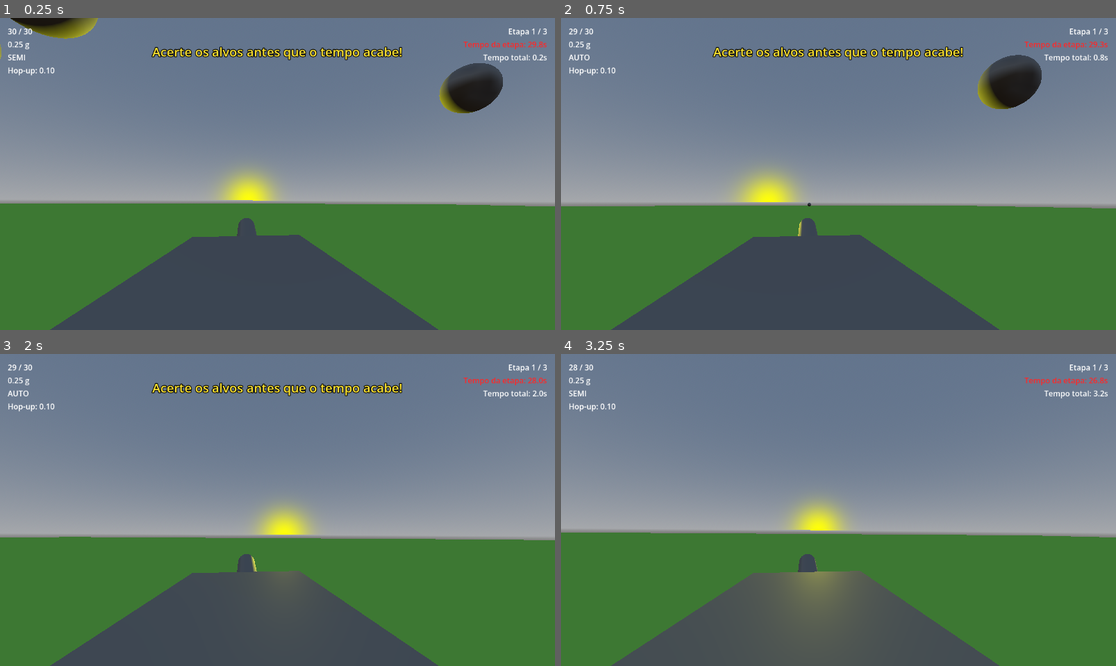
Above: before the commit, frames 1-4 (two rows, left to right).
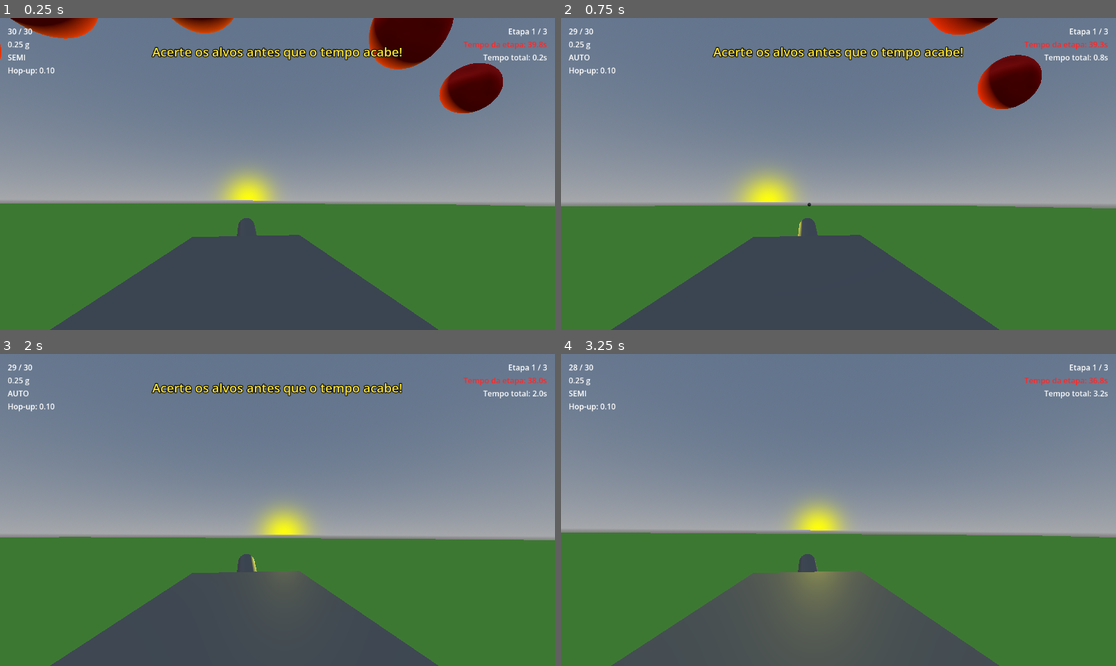
Above: after the commit, the same moments.

Repository: cadentvlad/Atividade-Airsoft
Game: Godot game, scene res://Scenes/Main.tscn
Two runs of this game, one before a commit and one after it. Both use one fixed random seed, a clock stepped at 60 frames per second and the inputs below.
Inputs (mouse positions are in pixels of both pictures, inside the frame that each line leads up to):
- Up to frame 1 (0.25 s): no input
- Up to frame 2 (0.75 s): tap Enter at 0.5 s; move the mouse to (866, 174) at 0.52 s; hold W from 0.53 s (still down); tap F at 0.6 s; click (866, 174) at 0.67 s
- Up to frame 3 (2 s): keep holding W; move the mouse to (249, 510) at 1.27 s; tap E at 1.35 s
- Up to frame 4 (3.25 s): keep holding W; tap Space at 2 s; move the mouse to (849, 503) at 2.02 s; tap R at 2.1 s; move the mouse to (832, 516) at 2.77 s; tap F at 2.85 s; click (832, 516) at 2.92 s

The runs differ from the first frame. In frame 1, 4.4% of the frame differs, in the area x 0-96%, y 0-31%; in frame 2, 2.0%; in frame 3, less than 0.1%; in frame 4, less than 0.1%.

Commit message:
Add files via upload

Diff:
--- a/airsoft-simulator/Scenes/Alvo.tscn
+++ b/airsoft-simulator/Scenes/Alvo.tscn
@@ -5,7 +5,11 @@
 [sub_resource type="CapsuleShape3D" id="CapsuleShape3D_qqj70"]
 height = 1.0
 
+[sub_resource type="StandardMaterial3D" id="StandardMaterial3D_qqj70"]
+albedo_color = Color(1, 0, 0, 1)
+
 [sub_resource type="CapsuleMesh" id="CapsuleMesh_8raxt"]
+material = SubResource("StandardMaterial3D_qqj70")
 height = 1.0
 
 [node name="Alvo" type="Area3D" unique_id=2092308538]
--- /dev/null
+++ b/airsoft-simulator/Scenes/Arma_pickup.tscn
@@ -0,0 +1,6 @@
+[gd_scene load_steps=2 format=3]
+
+[ext_resource type="Script" path="res://scripts/arma_pickup.gd" id="1"]
+
+[node name="ArmaPickup" type="Area3D"]
+script = ExtResource("1")
--- /dev/null
+++ b/airsoft-simulator/Scenes/Carregador_pickup.tscn
@@ -0,0 +1,6 @@
+[gd_scene load_steps=2 format=3]
+
+[ext_resource type="Script" path="res://scripts/carregador_pickup.gd" id="1"]
+
+[node name="CarregadorPickup" type="Area3D"]
+script = ExtResource("1")
--- a/airsoft-simulator/Scenes/Main.tscn
+++ b/airsoft-simulator/Scenes/Main.tscn
@@ -6,9 +6,16 @@
 [ext_resource type="Script" uid="uid://db1i1jsdnp1va" path="res://scripts/player.gd" id="4_rgh2o"]
 [ext_resource type="PackedScene" uid="uid://cp1ysm64h5jkm" path="res://Scenes/BB.tscn" id="5_50glp"]
 [ext_resource type="Script" uid="uid://dbcvxsie7i2y0" path="res://scripts/game_manager.gd" id="5_pbw6q"]
+[ext_resource type="AudioStream" uid="uid://blbtxqkoxf2sy" path="res://Áudio/ARMA.wav" id="6_erwvk"]
+[ext_resource type="AudioStream" uid="uid://dumk61jixxbhq" path="res://Áudio/empty-gun-shot.wav" id="6_grg3l"]
 [ext_resource type="Script" uid="uid://di41n13375cag" path="res://scripts/etapaconfig.gd" id="6_jw32o"]
 [ext_resource type="PackedScene" uid="uid://dgnymh7ixlcy3" path="res://Scenes/Alvo.tscn" id="7_50glp"]
+[ext_resource type="AudioStream" uid="uid://st45qhtrw8s8" path="res://Áudio/reload.wav" id="8_1p5hy"]
 [ext_resource type="PackedScene" path="res://Scenes/Painel_jogo v3.tscn" id="9_vy5pj"]
+[ext_resource type="PackedScene" path="res://Scenes/Carregador_pickup.tscn" id="10_bmxlf"]
+[ext_resource type="PackedScene" path="res://Scenes/Arma_pickup.tscn" id="11_4kpch"]
+[ext_resource type="AudioStream" uid="uid://bljkkvlw6f06n" path="res://Áudio/bells-target-hit.wav" id="12_erwvk"]
+[ext_resource type="AudioStream" uid="uid://dmq6ayjppfjyf" path="res://Áudio/ambient.wav" id="15_h1m7h"]
 
 [sub_resource type="ProceduralSkyMaterial" id="ProceduralSkyMaterial_jw32o"]
 
@@ -35,6 +42,8 @@
 
 [sub_resource type="Resource" id="Resource_vy5pj"]
 script = ExtResource("6_jw32o")
+quantidade_alvos = 5
+tempo_limite_seg = 40.0
 metadata/_custom_type_script = "uid://di41n13375cag"
 
 [sub_resource type="Resource" id="Resource_bmxlf"]
@@ -47,9 +56,9 @@
 [sub_resource type="Resource" id="Resource_4kpch"]
 script = ExtResource("6_jw32o")
 quantidade_alvos = 4
-escala_alvo = 0.35
+escala_alvo = 0.3
 distancia = 20.0
-tempo_limite_seg = 20.0
+tempo_limite_seg = 15.0
 metadata/_custom_type_script = "uid://di41n13375cag"
 
 [node name="Main" type="Node3D" unique_id=1248419927]
@@ -86,10 +95,15 @@
 [node name="Camera3D" type="Camera3D" parent="Player/Head" unique_id=1219610660]
 transform = Transform3D(-0.99007523, 0.022244943, 0.13876659, 0.0041580396, 0.991598, -0.12929098, -0.14047673, -0.12743081, -0.98184913, 0, 0, 0)
 script = ExtResource("1_idj7w")
+arma_path = NodePath("AirsoftGun")
 
 [node name="AirsoftGun" parent="Player/Head/Camera3D" unique_id=1690076448 instance=ExtResource("1_r150o")]
 transform = Transform3D(-0.9901047, 0.00415804, -0.14026937, 0.022218252, 0.99159783, -0.12743545, 0.13856094, -0.12929097, -0.9818781, -0.00041580433, -0.09915984, 0.012929097)
 bb_scene = ExtResource("5_50glp")
+som_disparo = ExtResource("6_erwvk")
+som_sem_municao = ExtResource("6_grg3l")
+som_troca_carregador = ExtResource("8_1p5hy")
+volume_efeitos_db = -1.0
 
 [node name="Game Manager" type="Node3D" parent="." unique_id=251395642 node_paths=PackedStringArray("ponto_central")]
 script = ExtResource("5_pbw6q")
@@ -97,6 +111,7 @@
 ponto_central = NodePath("../Ponto Central")
 alvo_scene = ExtResource("7_50glp")
 arma_path = NodePath("../Player/Head/Camera3D/AirsoftGun")
+som_acerto = ExtResource("12_erwvk")
 
 [node name="Ponto Central" type="Marker3D" parent="." unique_id=1973592928]
 transform = Transform3D(1, 0, 0, 0, 1, 0, 0, 0, 1, 0, 5, 10)
@@ -104,5 +119,38 @@
 [node name="PainelJogo" parent="." unique_id=723559245 node_paths=PackedStringArray("gerenciador") instance=ExtResource("9_vy5pj")]
 gerenciador = NodePath("../Game Manager")
 
+[node name="CarregadorPickup" parent="." unique_id=417925967 instance=ExtResource("10_bmxlf")]
+transform = Transform3D(1, 0, 0, 0, 1, 0, 0, 0, 1, 0, 2, 3)
+massa_bb_g = 0.3
+
+[node name="CarregadorPickup2" parent="." unique_id=1457250524 instance=ExtResource("10_bmxlf")]
+transform = Transform3D(1, 0, 0, 0, 1, 0, 0, 0, 1, 7, 2, 3)
+tipo = 0
+massa_bb_g = 0.4
+
+[node name="CarregadorPickup3" parent="." unique_id=1417799501 instance=ExtResource("10_bmxlf")]
+transform = Transform3D(1, 0, 0, 0, 1, 0, 0, 0, 1, 1, 2, 10)
+tipo = 2
+
+[node name="CarregadorPickup4" parent="." unique_id=396919040 instance=ExtResource("10_bmxlf")]
+transform = Transform3D(1, 0, 0, 0, 1, 0, 0, 0, 1, 0, 2, -3)
+tipo = 3
+massa_bb_g = 0.2
+
+[node name="ArmaPickup" parent="." unique_id=1020644525 instance=ExtResource("11_4kpch")]
+transform = Transform3D(1, 0, 0, 0, 1, 0, 0, 0, 1, -5, 2, 3)
+
+[node name="ArmaPickup2" parent="." unique_id=1820154776 instance=ExtResource("11_4kpch")]
+transform = Transform3D(1, 0, 0, 0, 1, 0, 0, 0, 1, -3, 2, -2)
+tipo = 2
+
+[node name="ArmaPickup3" parent="." unique_id=1345055093 instance=ExtResource("11_4kpch")]
+transform = Transform3D(1, 0, 0, 0, 1, 0, 0, 0, 1, 5, 2, 0)
+tipo = 3
+
+[node name="AudioStreamPlayer" type="AudioStreamPlayer" parent="." unique_id=2058782421]
+stream = ExtResource("15_h1m7h")
+autoplay = true
+
 [editable path="HUD"]
 [editable path="Player/Head/Camera3D/AirsoftGun"]
